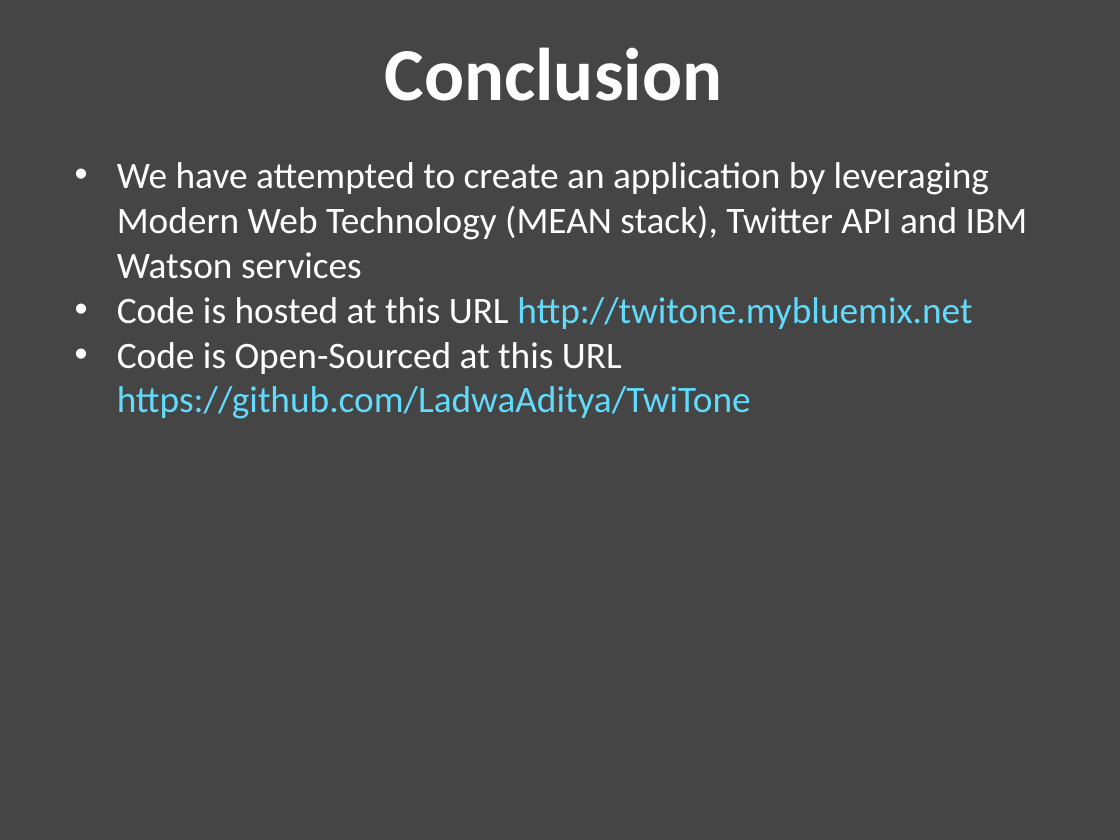
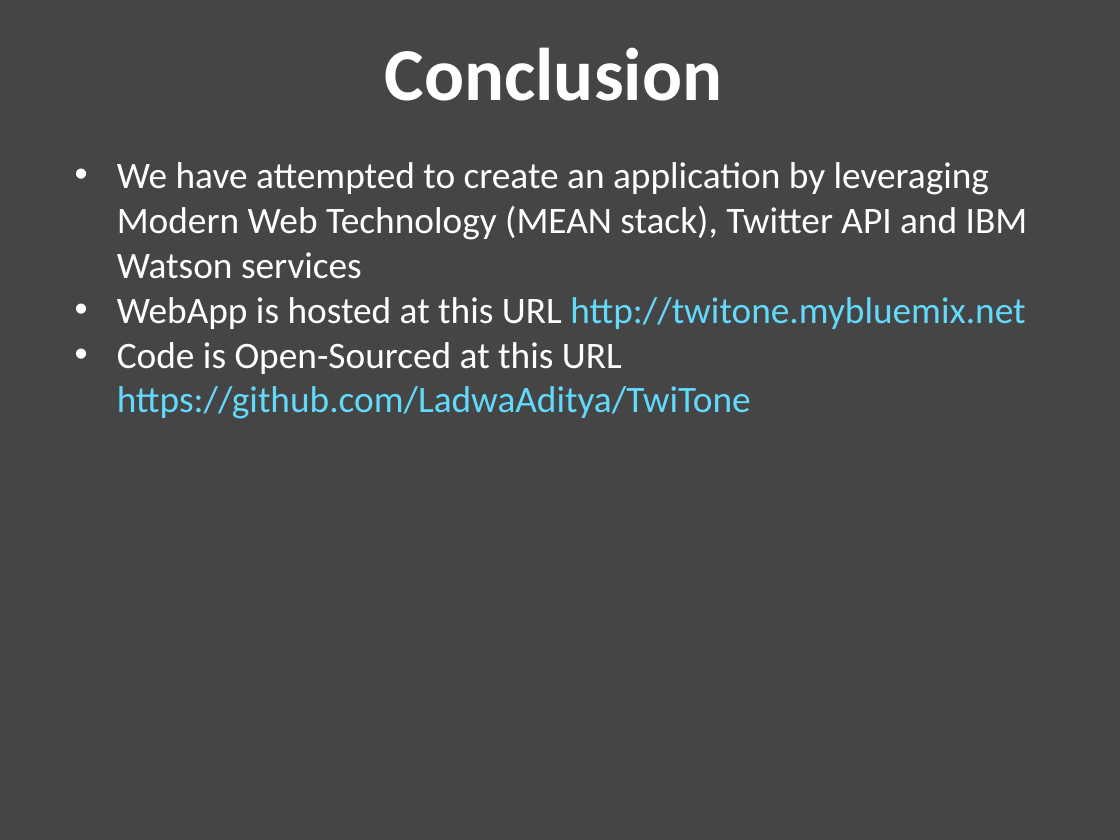
Before and after one commit to LadwaAditya/TwiTone, a slide deck: slide 9 of Presentation.pptx. Drawn at 1120x840 pixels with LibreOffice and Linux fonts; fonts in the diff are those of the drawing. Boxes give left, top, right and bottom in pixels: in the first picture for what was removed or moved away, otherwise in the second. Text is boxed around its words. In the diff, an @@ line names an element or a change of style, - is before the commit and + after.

Commit message:
refactor : Updated presentation

```diff
--- a/Presentation.pptx
+++ b/Presentation.pptx
@@ text at <box>117,297,1025,329</box>: text changed @@
-• Code is hosted at this URL http://twitone.mybluemix.net
+• WebApp is hosted at this URL http://twitone.mybluemix.net
```
Also in this commit, not shown: 1 other slide changed.
